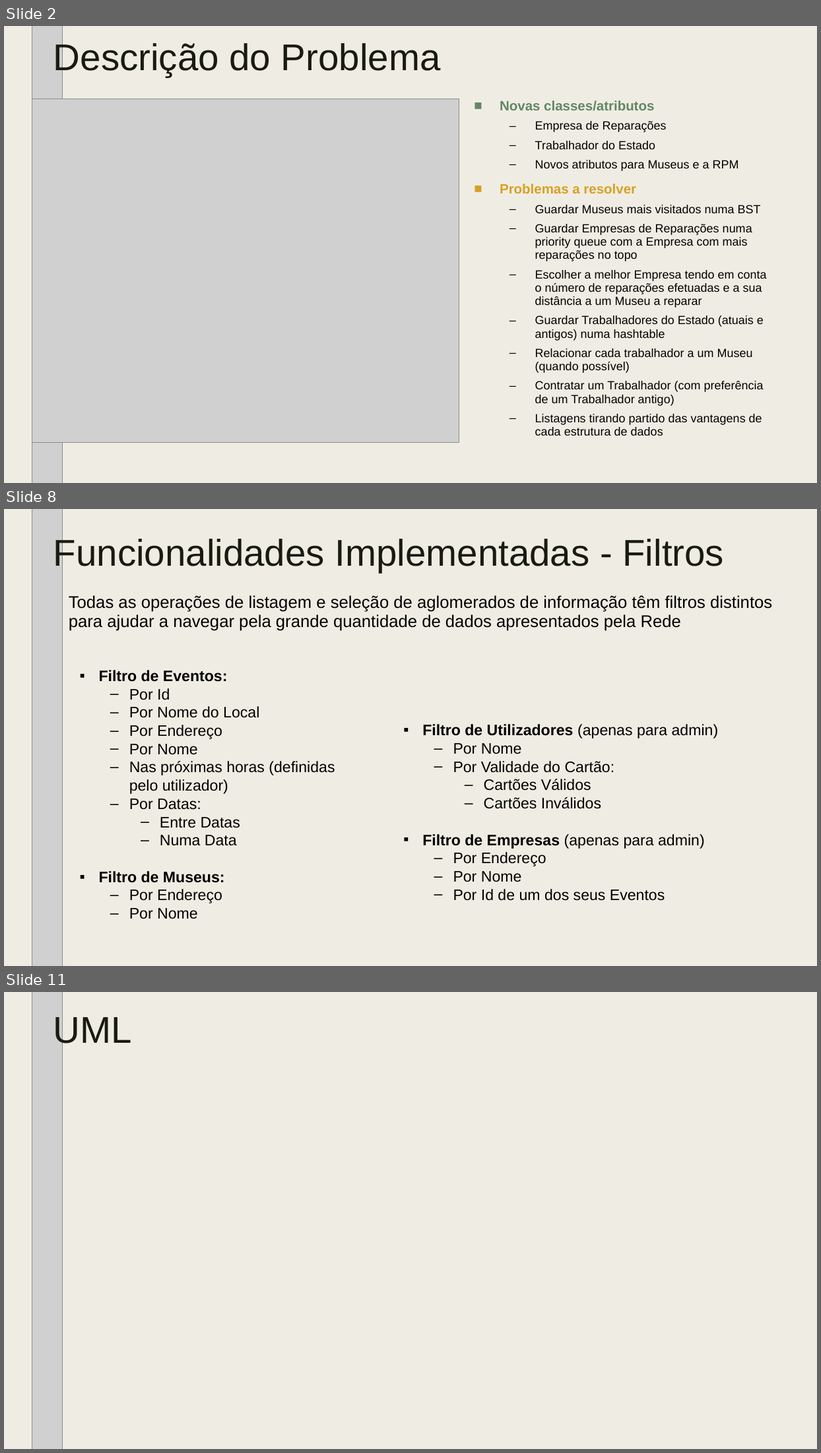
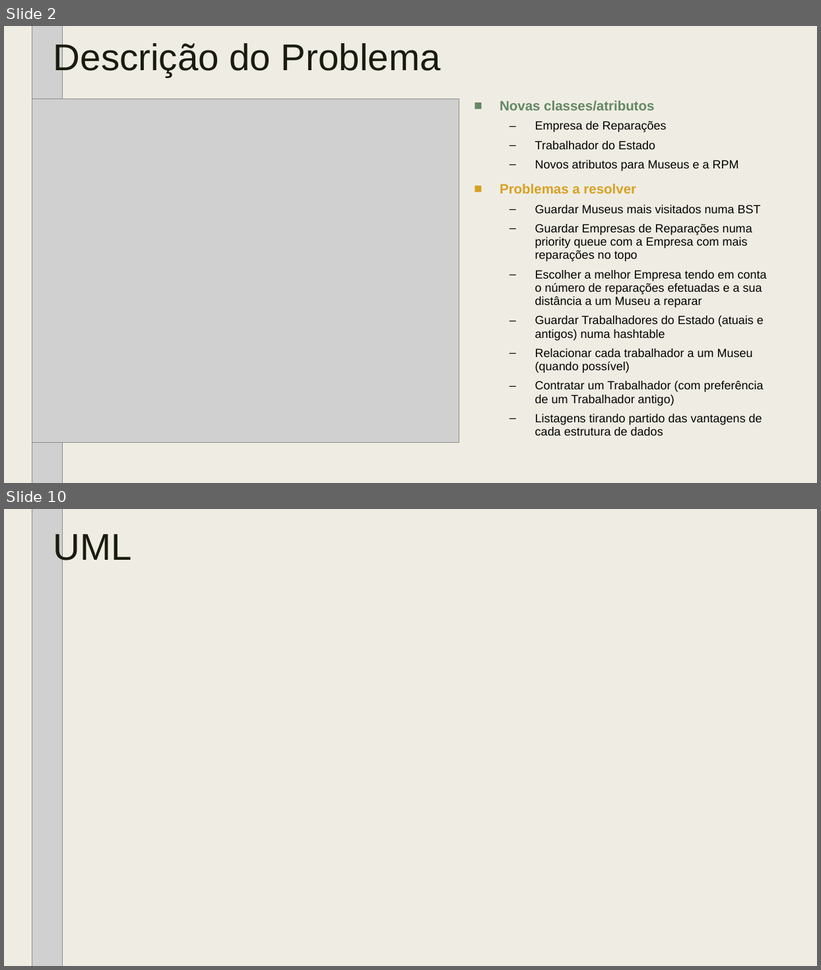
Before and after one commit to tiagodusilva/FEUP-AEDA-Proj1, a slide deck: AEDA_-_Cartao_Museus_de_Portugal_parte_2.pptx. Shown one above the other, each under a label of ours: slides 2, 8 and 11 before the commit, slides 2 and 10 after it; the slides between them are not shown. The pictures are 821x1453 and 821x970 pixels, drawn with LibreOffice and Linux fonts; fonts in the diff are those of the drawing; grey boxes stand for pictures; background and template pictures are left out. Boxes give left, top, right and bottom in pixels: in the first picture for what was removed or moved away, otherwise in the second. Text is boxed around its words. In the diff, an @@ line names an element or a change of style, - is before the commit and + after.

```diff
--- a/AEDA_-_Cartao_Museus_de_Portugal_parte_2.pptx
+++ b/AEDA_-_Cartao_Museus_de_Portugal_parte_2.pptx
@@ slide 8 removed at (4,509,817,966), background #EFEDE3 @@
@@ picture removed at (32,509,62,966) @@
@@ title removed at (54,536,725,572) @@
-Funcionalidades Implementadas - Filtros
@@ text removed at (69,595,772,631) @@
-Todas as operações de listagem e seleção de aglomerados de informação têm filtros distintos para ajudar a navegar pela grande quantidade de dados apresentados pela Rede
@@ text removed at (99,670,335,920) @@
-▪ Filtro de Eventos:
-  – Por Id
-  – Por Nome do Local
-  – Por Endereço
-  – Por Nome
-  – Nas próximas horas (definidas pelo utilizador)
-  – Por Datas:
-    – Entre Datas
-    – Numa Data
-▪ Filtro de Museus:
-  – Por Endereço
-  – Por Nome
@@ text removed at (422,724,719,901) @@
-▪ Filtro de Utilizadores (apenas para admin)
-  – Por Nome
-  – Por Validade do Cartão:
-    – Cartões Válidos
-    – Cartões Inválidos
-▪ Filtro de Empresas (apenas para admin)
-  – Por Endereço
-  – Por Nome
-  – Por Id de um dos seus Eventos
@@ what was slide 11 is now slide 10 @@
```
Also in this commit, not shown: 4 slides changed, 3 slides added, 3 other slides removed.
